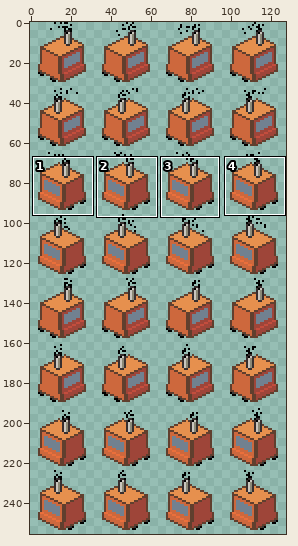
Pixel-art file, stored at assets/aseprite/train-sheet.aseprite. The picture above shows the old version from afar; the outline marks the close-up.
Close-up. As it was:
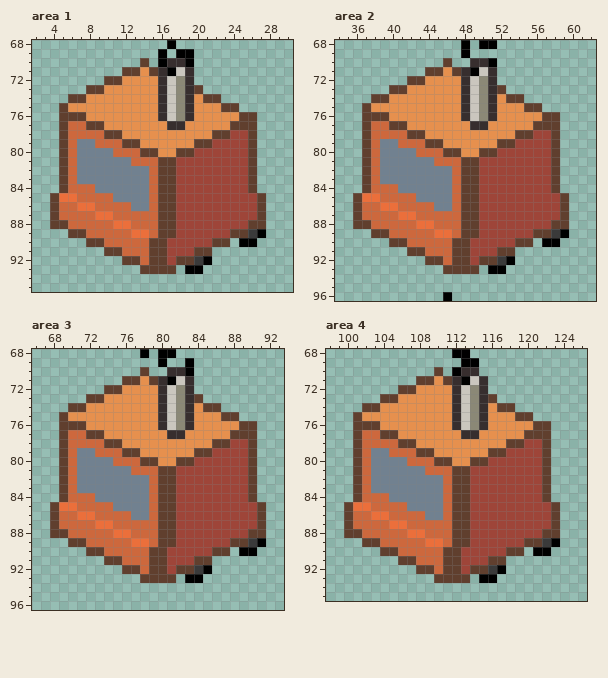
128x256 pixels, 1 frame. Shown: area 1: x 2..30, y 68..95; area 2: x 34..62, y 68..96; area 3: x 66..93, y 68..96; area 4: x 98..126, y 68..95. The commit also changed other parts of the picture, which this record leaves out.
After the commit:
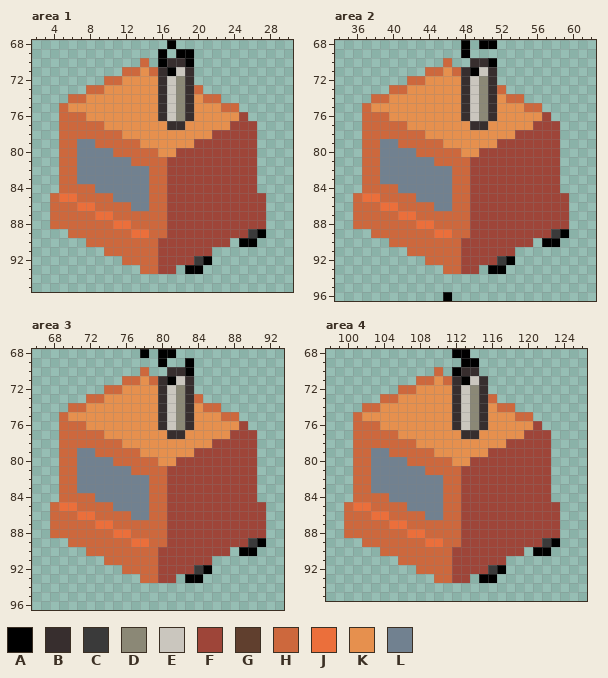
Palette (. is transparent): A #000000  B #372e2e  C #3a3a3a  D #8b8876  E #cac6be  F #9e4539  G #603f2e  H #cd683d  J #eb6f3b  K #e6904e  L #718190
From old to new:
--- area 1
@@ x 2..30 @@
 69 ..............A.AA...........
-70 ............G.ABBA...........
-71 ..........GGKGBAEB...........
-72 ........GGKKKKBEDB...........
-73 ......GGKKKKKKBEDBG..........
-74 ....GGKKKKKKKKBEDBKGG........
-75 ...GKKKKKKKKKKBEDBKKKGG......
-76 ...GGGKKKKKKKKBEDBKKKKKGG....
-77 ...GHHGGKKKKKKKBBKKKKKGGG....
-78 ...GHHHHGGKKKKKKKKKKGGFFG....
-79 ...GHLLHHHGGKKKKKKGGFFFFG....
-80 ...GHLLLLHHHGGKKGGFFFFFFG....
-81 ...GHLLLLLLHHHGGFFFFFFFFG....
-82 ...GHLLLLLLLLHGGFFFFFFFFG....
-83 ...GHLLLLLLLLHGGFFFFFFFFG....
-84 ...GHHHLLLLLLHGGFFFFFFFFG....
-85 ..GJJHHHHLLLLHGGFFFFFFFFFG...
-86 ..GHHJJHHHHLLHGGFFFFFFFFFG...
-87 ..GHHHHJJHHHHHGGFFFFFFFFFG...
-88 ..GGHHHHHJJHHHGGFFFFFFFFGG...
-89 ....GGHHHHHJJHGGFFFFFFGGCA...
-90 ......GGHHHHHGGFFFFFGG.AA....
-91 ........GGHHHGGFFFGG.........
-92 ..........GGHGGFGGCA.........
-93 ............GGGG.AA..........
+70 ............H.ABBA...........
+71 ..........HHKHBAEB...........
+72 ........HHKKKKBEDB...........
+73 ......HHKKKKKKBEDBH..........
+74 ....HHKKKKKKKKBEDBKHH........
+75 ...HKKKKKKKKKKBEDBKKKHH......
+76 ...HHHKKKKKKKKBEDBKKKKKF.....
+77 ...HHHHHKKKKKKKBBKKKKKFFF....
+78 ...HHHHHHHKKKKKKKKKKFFFFF....
+79 ...HHLLHHHHHKKKKKKFFFFFFF....
+80 ...HHLLLLHHHHHKKFFFFFFFFF....
+81 ...HHLLLLLLHHHHFFFFFFFFFF....
+82 ...HHLLLLLLLLHHFFFFFFFFFF....
+83 ...HHLLLLLLLLHHFFFFFFFFFF....
+84 ...HHHHLLLLLLHHFFFFFFFFFF....
+85 ..HJJHHHHLLLLHHFFFFFFFFFFF...
+86 ..HHHJJHHHHLLHHFFFFFFFFFFF...
+87 ..HHHHHJJHHHHHHFFFFFFFFFFF...
+88 ..HHHHHHHJJHHHHFFFFFFFFFFF...
+89 ....HHHHHHHJJHHFFFFFFFFFCA...
+90 ......HHHHHHHHFFFFFFFF.AA....
+91 ........HHHHHHFFFFFF.........
+92 ..........HHHHFFFFCA.........
+93 ............HHFF.AA..........
 94 .............................
--- area 2
@@ x 34..62 @@
 69 ..............A..............
-70 ............G..BBA...........
-71 ..........GGKGBAEB...........
-72 ........GGKKKKBEDB...........
-73 ......GGKKKKKKBEDBG..........
-74 ....GGKKKKKKKKBEDBKGG........
-75 ...GKKKKKKKKKKBEDBKKKGG......
-76 ...GGGKKKKKKKKBEDBKKKKKGG....
-77 ...GHHGGKKKKKKKBBKKKKKGGG....
-78 ...GHHHHGGKKKKKKKKKKGGFFG....
-79 ...GHLLHHHGGKKKKKKGGFFFFG....
-80 ...GHLLLLHHHGGKKGGFFFFFFG....
-81 ...GHLLLLLLHHHGGFFFFFFFFG....
-82 ...GHLLLLLLLLHGGFFFFFFFFG....
-83 ...GHLLLLLLLLHGGFFFFFFFFG....
-84 ...GHHHLLLLLLHGGFFFFFFFFG....
-85 ..GJJHHHHLLLLHGGFFFFFFFFFG...
-86 ..GHHJJHHHHLLHGGFFFFFFFFFG...
-87 ..GHHHHJJHHHHHGGFFFFFFFFFG...
-88 ..GGHHHHHJJHHHGGFFFFFFFFGG...
-89 ....GGHHHHHJJHGGFFFFFFGGCA...
-90 ......GGHHHHHGGFFFFFGG.AA....
-91 ........GGHHHGGFFFGG.........
-92 ..........GGHGGFGGCA.........
-93 ............GGGG.AA..........
+70 ............H..BBA...........
+71 ..........HHKHBAEB...........
+72 ........HHKKKKBEDB...........
+73 ......HHKKKKKKBEDBH..........
+74 ....HHKKKKKKKKBEDBKHH........
+75 ...HKKKKKKKKKKBEDBKKKHH......
+76 ...HHHKKKKKKKKBEDBKKKKKF.....
+77 ...HHHHHKKKKKKKBBKKKKKFFF....
+78 ...HHHHHHHKKKKKKKKKKFFFFF....
+79 ...HHLLHHHHHKKKKKKFFFFFFF....
+80 ...HHLLLLHHHHHKKFFFFFFFFF....
+81 ...HHLLLLLLHHHHFFFFFFFFFF....
+82 ...HHLLLLLLLLHHFFFFFFFFFF....
+83 ...HHLLLLLLLLHHFFFFFFFFFF....
+84 ...HHHHLLLLLLHHFFFFFFFFFF....
+85 ..HJJHHHHLLLLHHFFFFFFFFFFF...
+86 ..HHHJJHHHHLLHHFFFFFFFFFFF...
+87 ..HHHHHJJHHHHHHFFFFFFFFFFF...
+88 ..HHHHHHHJJHHHHFFFFFFFFFFF...
+89 ....HHHHHHHJJHHFFFFFFFFFCA...
+90 ......HHHHHHHHFFFFFFFF.AA....
+91 ........HHHHHHFFFFFF.........
+92 ..........HHHHFFFFCA.........
+93 ............HHFF.AA..........
 94 .............................
--- area 3
@@ x 66..93 @@
 69 ..............A..A..........
-70 ............G..BBA..........
-71 ..........GGKGBAEB..........
-72 ........GGKKKKBEDB..........
-73 ......GGKKKKKKBEDBG.........
-74 ....GGKKKKKKKKBEDBKGG.......
-75 ...GKKKKKKKKKKBEDBKKKGG.....
-76 ...GGGKKKKKKKKBEDBKKKKKGG...
-77 ...GHHGGKKKKKKKBBKKKKKGGG...
-78 ...GHHHHGGKKKKKKKKKKGGFFG...
-79 ...GHLLHHHGGKKKKKKGGFFFFG...
-80 ...GHLLLLHHHGGKKGGFFFFFFG...
-81 ...GHLLLLLLHHHGGFFFFFFFFG...
-82 ...GHLLLLLLLLHGGFFFFFFFFG...
-83 ...GHLLLLLLLLHGGFFFFFFFFG...
-84 ...GHHHLLLLLLHGGFFFFFFFFG...
-85 ..GJJHHHHLLLLHGGFFFFFFFFFG..
-86 ..GHHJJHHHHLLHGGFFFFFFFFFG..
-87 ..GHHHHJJHHHHHGGFFFFFFFFFG..
-88 ..GGHHHHHJJHHHGGFFFFFFFFGG..
-89 ....GGHHHHHJJHGGFFFFFFGGCA..
-90 ......GGHHHHHGGFFFFFGG.AA...
-91 ........GGHHHGGFFFGG........
-92 ..........GGHGGFGGCA........
-93 ............GGGG.AA.........
+70 ............H..BBA..........
+71 ..........HHKHBAEB..........
+72 ........HHKKKKBEDB..........
+73 ......HHKKKKKKBEDBH.........
+74 ....HHKKKKKKKKBEDBKHH.......
+75 ...HKKKKKKKKKKBEDBKKKHH.....
+76 ...HHHKKKKKKKKBEDBKKKKKF....
+77 ...HHHHHKKKKKKKBBKKKKKFFF...
+78 ...HHHHHHHKKKKKKKKKKFFFFF...
+79 ...HHLLHHHHHKKKKKKFFFFFFF...
+80 ...HHLLLLHHHHHKKFFFFFFFFF...
+81 ...HHLLLLLLHHHHFFFFFFFFFF...
+82 ...HHLLLLLLLLHHFFFFFFFFFF...
+83 ...HHLLLLLLLLHHFFFFFFFFFF...
+84 ...HHHHLLLLLLHHFFFFFFFFFF...
+85 ..HJJHHHHLLLLHHFFFFFFFFFFF..
+86 ..HHHJJHHHHLLHHFFFFFFFFFFF..
+87 ..HHHHHJJHHHHHHFFFFFFFFFFF..
+88 ..HHHHHHHJJHHHHFFFFFFFFFFF..
+89 ....HHHHHHHJJHHFFFFFFFFFCA..
+90 ......HHHHHHHHFFFFFFFF.AA...
+91 ........HHHHHHFFFFFF........
+92 ..........HHHHFFFFCA........
+93 ............HHFF.AA.........
 94 ............................
--- area 4
@@ x 98..126 @@
 69 ...............AA............
-70 ............G.ABB............
-71 ..........GGKGBAEB...........
-72 ........GGKKKKBEDB...........
-73 ......GGKKKKKKBEDBG..........
-74 ....GGKKKKKKKKBEDBKGG........
-75 ...GKKKKKKKKKKBEDBKKKGG......
-76 ...GGGKKKKKKKKBEDBKKKKKGG....
-77 ...GHHGGKKKKKKKBBKKKKKGGG....
-78 ...GHHHHGGKKKKKKKKKKGGFFG....
-79 ...GHLLHHHGGKKKKKKGGFFFFG....
-80 ...GHLLLLHHHGGKKGGFFFFFFG....
-81 ...GHLLLLLLHHHGGFFFFFFFFG....
-82 ...GHLLLLLLLLHGGFFFFFFFFG....
-83 ...GHLLLLLLLLHGGFFFFFFFFG....
-84 ...GHHHLLLLLLHGGFFFFFFFFG....
-85 ..GJJHHHHLLLLHGGFFFFFFFFFG...
-86 ..GHHJJHHHHLLHGGFFFFFFFFFG...
-87 ..GHHHHJJHHHHHGGFFFFFFFFFG...
-88 ..GGHHHHHJJHHHGGFFFFFFFFGG...
-89 ....GGHHHHHJJHGGFFFFFFGGCA...
-90 ......GGHHHHHGGFFFFFGG.AA....
-91 ........GGHHHGGFFFGG.........
-92 ..........GGHGGFGGCA.........
-93 ............GGGG.AA..........
+70 ............H.ABB............
+71 ..........HHKHBAEB...........
+72 ........HHKKKKBEDB...........
+73 ......HHKKKKKKBEDBH..........
+74 ....HHKKKKKKKKBEDBKHH........
+75 ...HKKKKKKKKKKBEDBKKKHH......
+76 ...HHHKKKKKKKKBEDBKKKKKF.....
+77 ...HHHHHKKKKKKKBBKKKKKFFF....
+78 ...HHHHHHHKKKKKKKKKKFFFFF....
+79 ...HHLLHHHHHKKKKKKFFFFFFF....
+80 ...HHLLLLHHHHHKKFFFFFFFFF....
+81 ...HHLLLLLLHHHHFFFFFFFFFF....
+82 ...HHLLLLLLLLHHFFFFFFFFFF....
+83 ...HHLLLLLLLLHHFFFFFFFFFF....
+84 ...HHHHLLLLLLHHFFFFFFFFFF....
+85 ..HJJHHHHLLLLHHFFFFFFFFFFF...
+86 ..HHHJJHHHHLLHHFFFFFFFFFFF...
+87 ..HHHHHJJHHHHHHFFFFFFFFFFF...
+88 ..HHHHHHHJJHHHHFFFFFFFFFFF...
+89 ....HHHHHHHJJHHFFFFFFFFFCA...
+90 ......HHHHHHHHFFFFFFFF.AA....
+91 ........HHHHHHFFFFFF.........
+92 ..........HHHHFFFFCA.........
+93 ............HHFF.AA..........
 94 .............................
Where, in picture pixels (left, top, right, bottom), the same in both close-ups:
changed: (50, 58, 266, 274)
changed: (353, 58, 569, 274)
changed: (50, 367, 266, 583)
changed: (344, 367, 560, 583)
